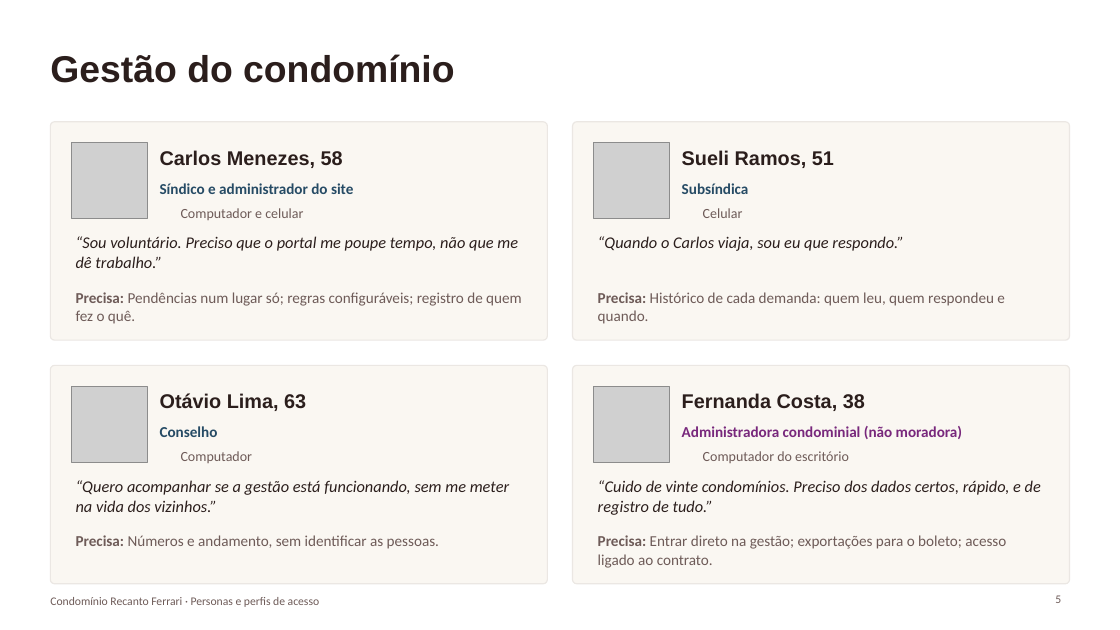
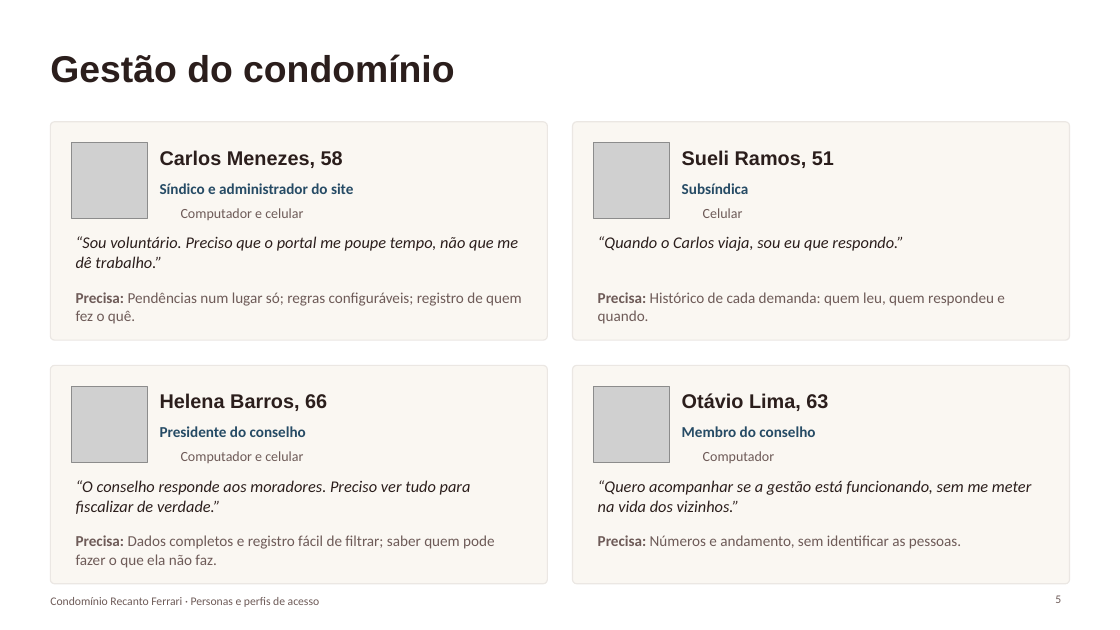
Before and after one commit to paulamuhlbach/recantoferrari, a slide deck: slide 5 of apresentacoes/Personas-e-perfis-de-acesso.pptx. Drawn at 1120x630 pixels with LibreOffice and Linux fonts; fonts in the diff are those of the drawing; grey boxes stand for pictures; background and template pictures are left out. Boxes give left, top, right and bottom in pixels: in the first picture for what was removed or moved away, otherwise in the second. Text is boxed around its words. In the diff, an @@ line names an element or a change of style, - is before the commit and + after.

```diff
--- a/apresentacoes/Personas-e-perfis-de-acesso.pptx
+++ b/apresentacoes/Personas-e-perfis-de-acesso.pptx
@@ text at [160,393,327,411]: text changed @@
-Otávio Lima, 63
+Helena Barros, 66
@@ text at [682,393,828,411]: text changed @@
-Fernanda Costa, 38
+Otávio Lima, 63
@@ text at [160,426,306,437]: text changed @@
-Conselho
+Presidente do conselho
@@ text at [682,426,815,437]: text changed; text colour #78287C to #264B65 @@
-Administradora condominial (não moradora)
+Membro do conselho
@@ text at [181,451,303,463]: text changed @@
-Computador
+Computador e celular
@@ text at [703,451,774,463]: text changed @@
-Computador do escritório
+Computador
@@ text at [76,480,471,514]: text changed @@
-“Quero acompanhar se a gestão está funcionando, sem me meter na vida dos vizinhos.”
+“O conselho responde aos moradores. Preciso ver tudo para fiscalizar de verdade.”
@@ text at [598,480,1031,512]: text changed @@
-“Cuido de vinte condomínios. Preciso dos dados certos, rápido, e de registro de tudo.”
+“Quero acompanhar se a gestão está funcionando, sem me meter na vida dos vizinhos.”
@@ text at [76,535,494,568]: text changed @@
-Precisa: Números e andamento, sem identificar as pessoas.
+Precisa: Dados completos e registro fácil de filtrar; saber quem pode fazer o que ela não faz.
@@ text at [598,535,961,549]: text changed @@
-Precisa: Entrar direto na gestão; exportações para o boleto; acesso ligado ao contrato.
+Precisa: Números e andamento, sem identificar as pessoas.
```
Also in this commit, not shown: 8 other slides changed, 1 slide added, 4 other files.
